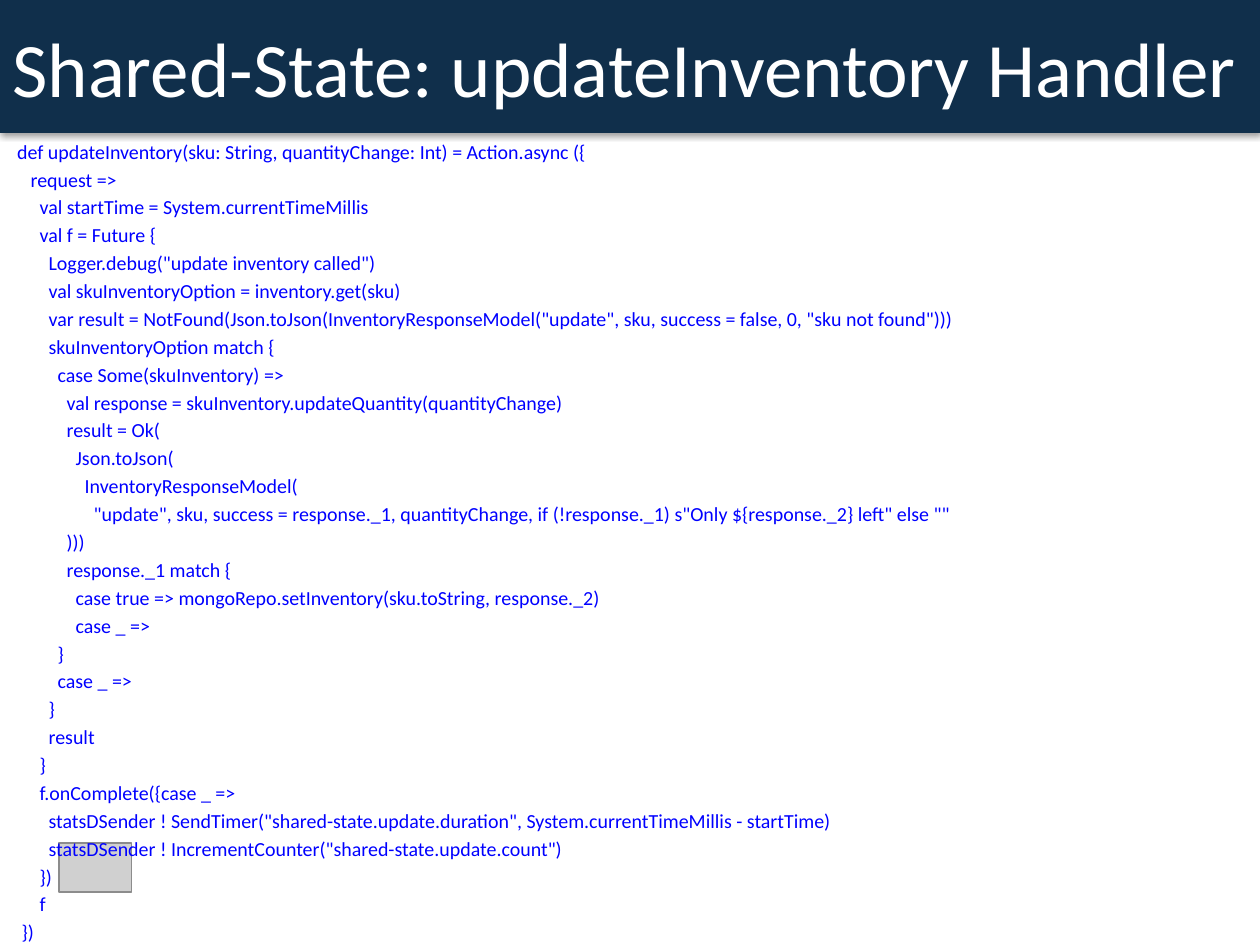
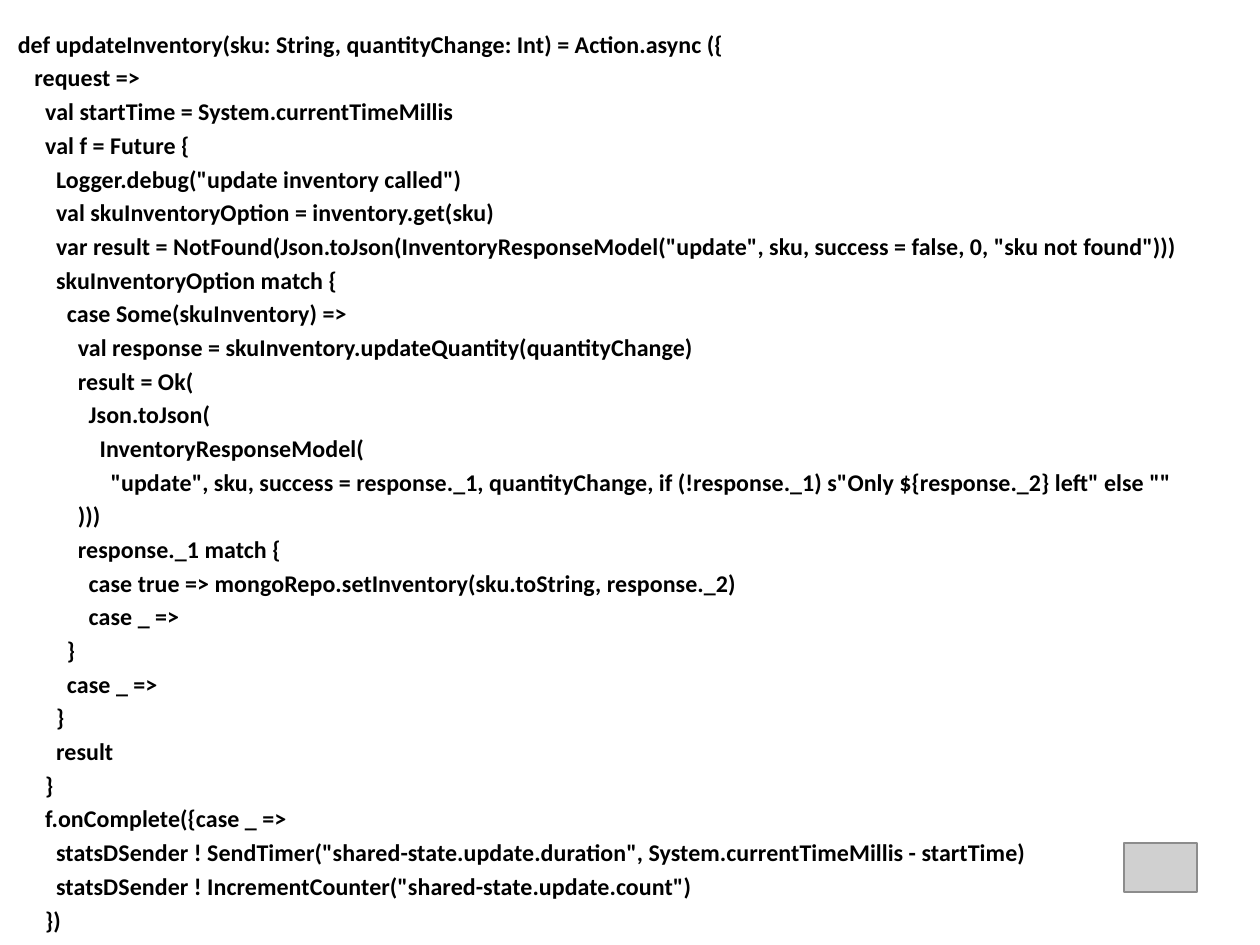
Before and after one commit to dspeele/react-vs-shared-state-inventory, a slide deck: slide 12 of React Vs Shared State Deck.pptx. Drawn at 1260x945 pixels with LibreOffice and Linux fonts; fonts in the diff are those of the drawing; grey boxes stand for pictures. Boxes give left, top, right and bottom in pixels: in the first picture for what was removed or moved away, otherwise in the second. Text is boxed around its words. In the diff, an @@ line names an element or a change of style, - is before the commit and + after.

```diff
--- a/React Vs Shared State Deck.pptx
+++ b/React Vs Shared State Deck.pptx
@@ text "def updateInventory(sku: String, quantityChange: Int) ...": place and size @@
-text "def updateInventory(sku: String, quantityChange: Int) ..." at [17,144,952,911]
+text "def updateInventory(sku: String, quantityChange: Int) ..." at [18,35,1175,899]
@@ text "def updateInventory(sku: String, quantityChange: Int) ..." at [18,35,1175,899]: size 11.4 to 13.8 pt, text colour #0000FF to #000000, bold on @@
@@ rectangle removed at [0,0,1260,132] @@
-Shared-State: updateInventory Handler
@@ picture: place and size @@
-picture at [59,843,132,892]
+picture at [1124,843,1197,892]
```
Also in this commit, not shown: 15 other slides changed.
